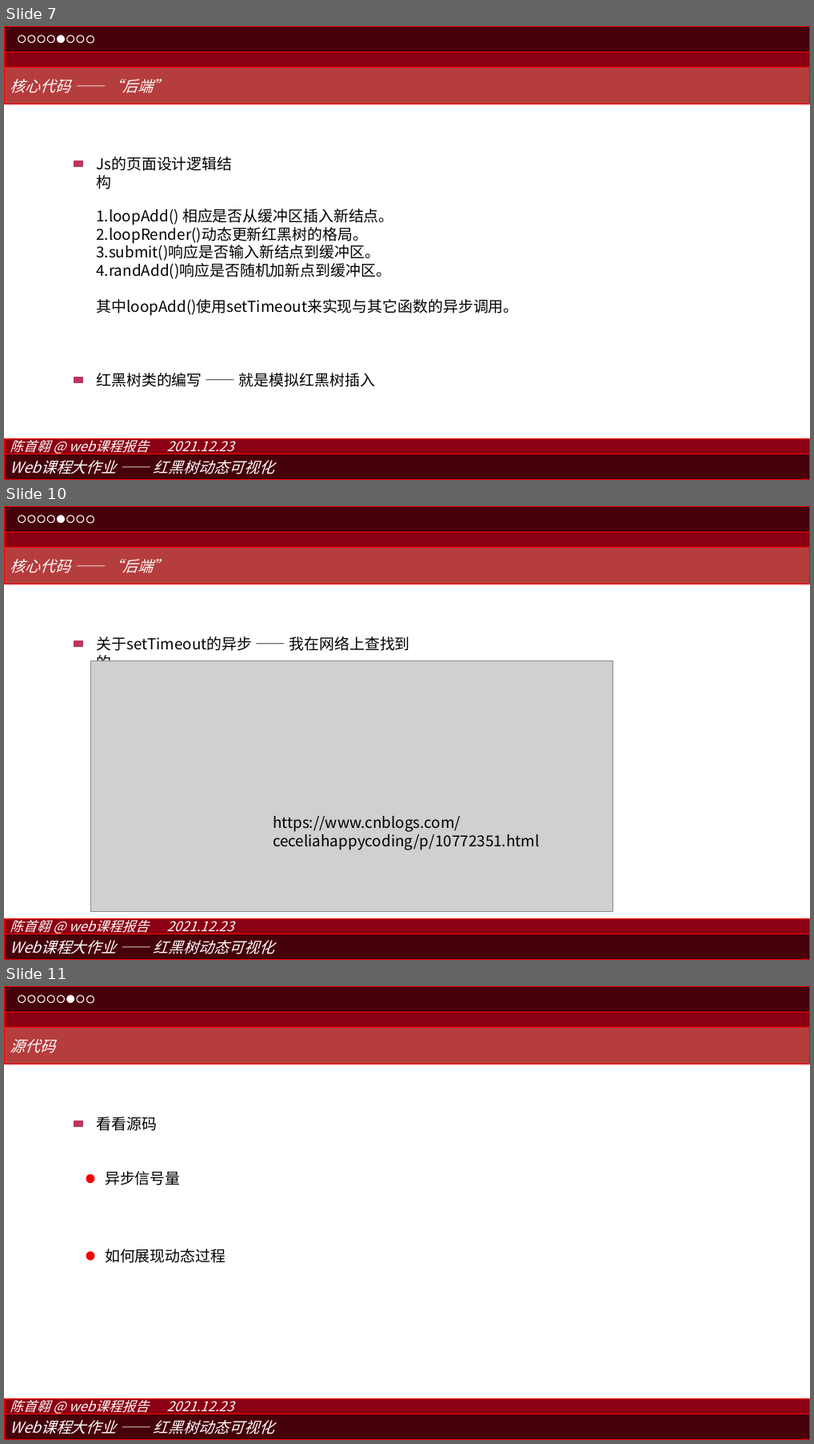
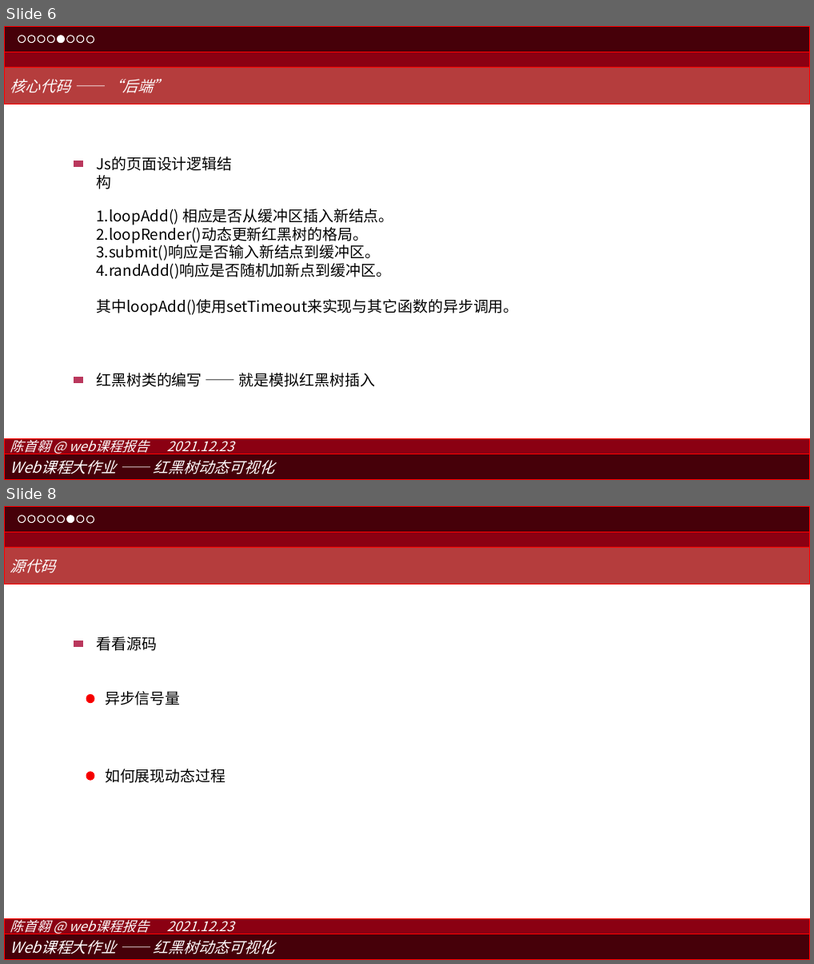
Before and after one commit to shouao/2019213892, a slide deck: 03/slide.pptx. Shown one above the other, each under a label of ours: slides 7, 10 and 11 before the commit, slides 6 and 8 after it; the slides between them are not shown. The pictures are 814x1444 and 814x964 pixels, drawn with LibreOffice and Linux fonts; fonts in the diff are those of the drawing; grey boxes stand for pictures. Boxes give left, top, right and bottom in pixels: in the first picture for what was removed or moved away, otherwise in the second. Text is boxed around its words. In the diff, an @@ line names an element or a change of style, - is before the commit and + after.

```diff
--- a/03/slide.pptx
+++ b/03/slide.pptx
@@ slide 10 removed at [4,506,810,960], background #FFFFFF @@
@@ rectangle removed at [4,506,810,532] @@
@@ ellipse removed at [18,516,25,523] @@
@@ ellipse removed at [28,516,35,523] @@
@@ ellipse removed at [38,516,45,523] @@
@@ ellipse removed at [47,516,55,523] @@
@@ ellipse removed at [58,516,65,523] @@
@@ ellipse removed at [67,516,74,523] @@
@@ ellipse removed at [77,516,84,523] @@
@@ ellipse removed at [87,516,94,523] @@
@@ rectangle removed at [4,532,810,548] @@
@@ rectangle removed at [4,548,810,584] @@
-核心代码 —— “后端”
@@ rectangle removed at [74,640,82,646] @@
@@ text removed at [96,636,410,661] @@
-关于setTimeout的异步 —— 我在网络上查找到的
@@ picture removed at [90,660,613,911] @@
@@ text removed at [273,816,540,850] @@
-https://www.cnblogs.com/ceceliahappycoding/p/10772351.html
@@ rectangle removed at [4,934,810,960] @@
-Web课程大作业 —— 红黑树动态可视化
@@ rectangle removed at [4,918,810,934] @@
-陈首翱 @ web课程报告 2021.12.23
@@ what was slide 7 is now slide 6 @@
@@ what was slide 11 is now slide 8 @@
```
Also in this commit, not shown: 1 slide changed, 2 other slides removed.
